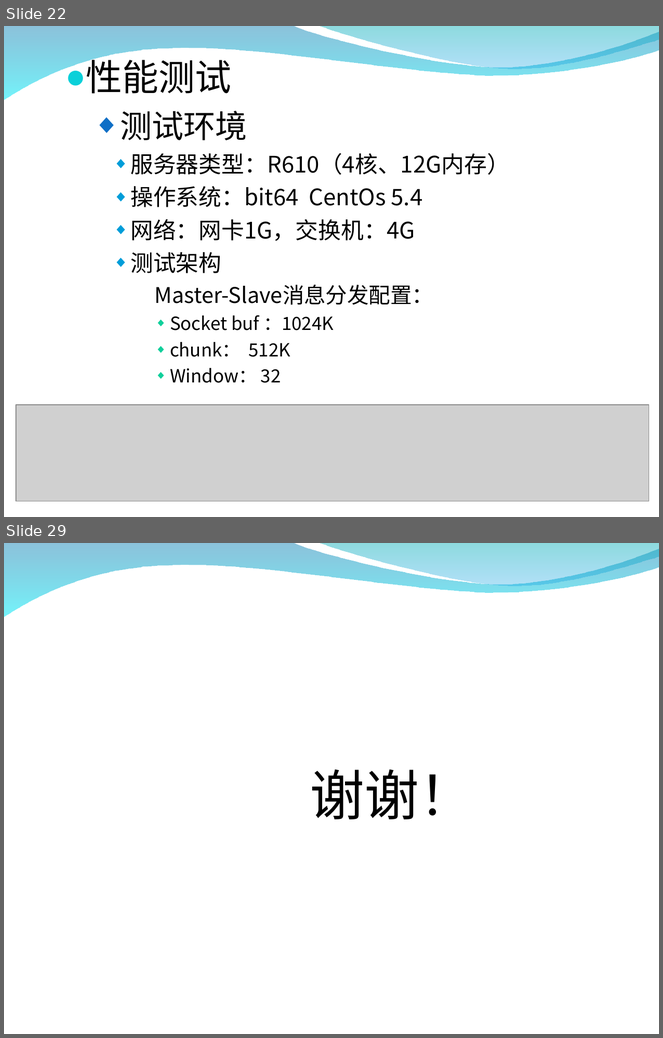
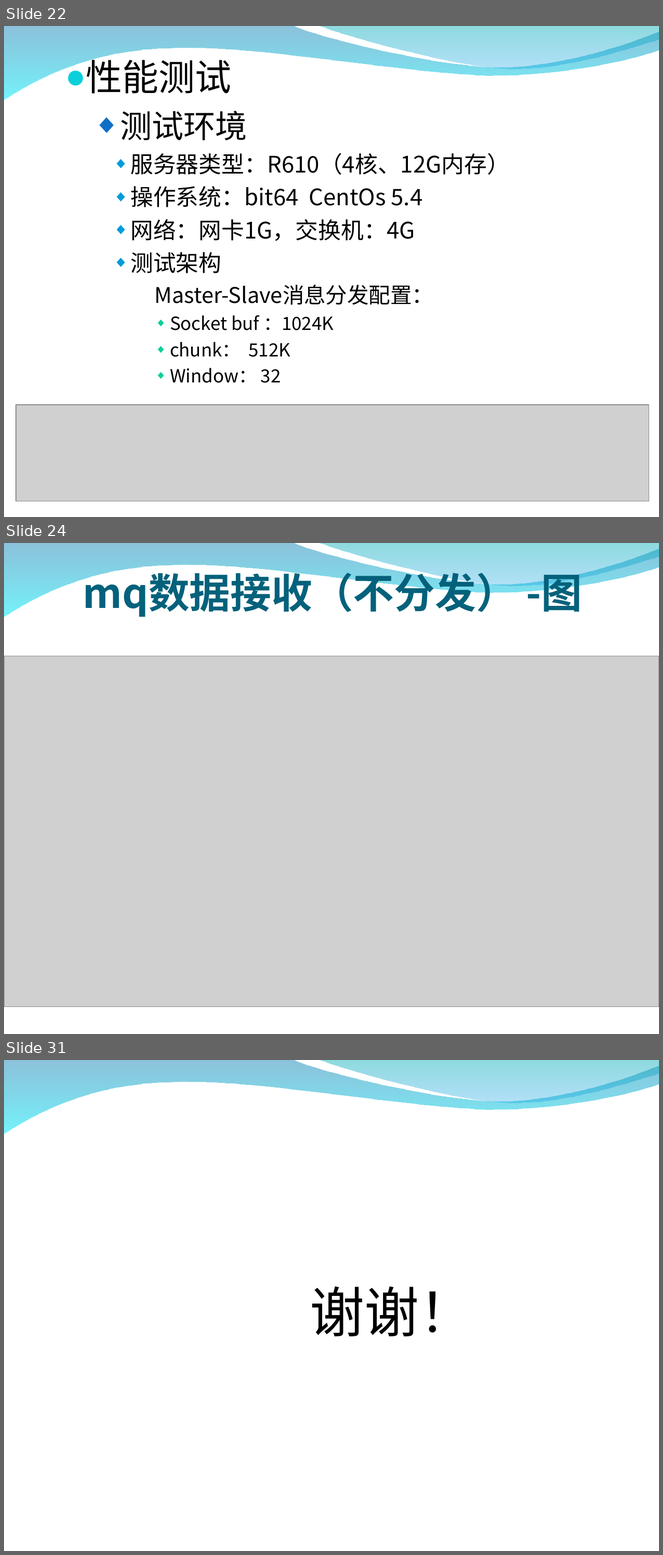
Before and after one commit to zxf1864/cwinux-mq, a slide deck: mq/doc/introduce.ppt. Shown one above the other, each under a label of ours: slides 22 and 29 before the commit, slides 22, 24 and 31 after it; the slides between them are not shown. The pictures are 663x1038 and 663x1555 pixels, drawn with LibreOffice and Linux fonts; fonts in the diff are those of the drawing; grey boxes stand for pictures; background and template pictures are left out. Boxes give left, top, right and bottom in pixels: in the first picture for what was removed or moved away, otherwise in the second. Text is boxed around its words. In the diff, an @@ line names an element or a change of style, - is before the commit and + after.

```diff
--- a/mq/doc/introduce.ppt
+++ b/mq/doc/introduce.ppt
@@ slide 24 added at (x1=4, y1=543, x2=659, y2=1034), background picture (left out); not listed: 2 template elements that a slide beside it also shows @@
@@ text added at (x1=83, y1=567, x2=583, y2=619), 36 pt, text #04617B, bold @@
+mq数据接收（不分发） -图
@@ picture added at (x1=4, y1=656, x2=659, y2=1006) @@
@@ what was slide 29 is now slide 31 @@
```
Also in this commit, not shown: 5 slides changed, 3 other slides added, 2 slides removed.
